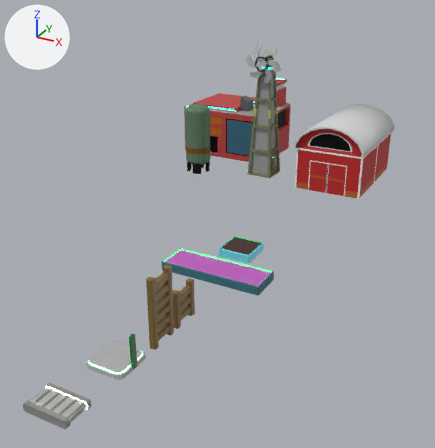
Before and after pictures for a commit that changed the Blender file DevelopmentMaterials/Models/level_1_objects.blend.
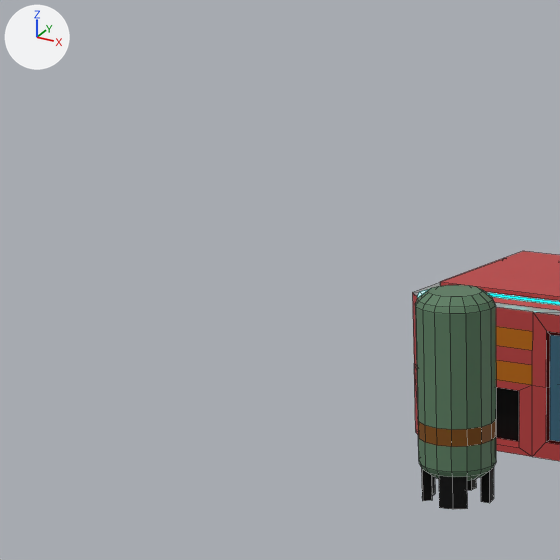
Each version appears first whole from a camera (50 mm lens) standing at (24.2, -30.8, 15.9) and looking at (6.4, 1.6, -0.2), and next in a close-up on the part from 13% to 53% of the width and 3% to 42% of the height. The axes (+X, +Y, +Z) are drawn at upper left. The lights are the same throughout. The close-ups show mesh edges as thin lines.

The first close-up shows 'processingStorage', 'silo'.
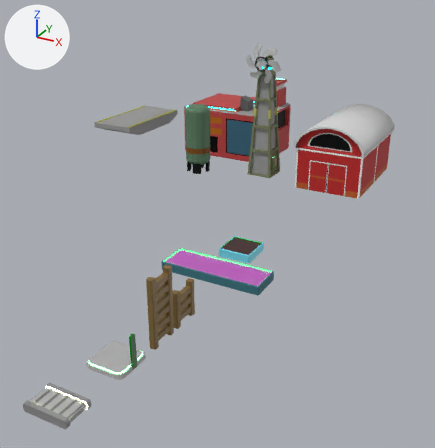
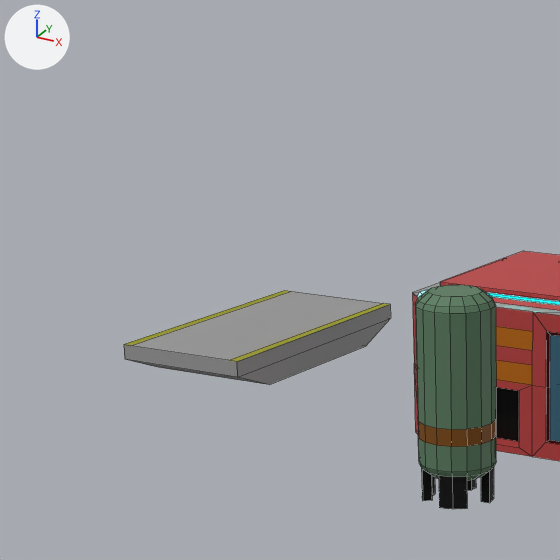
Changed parts and their boxes (x1, y1, x2, y2) in the close-ups (560 x 560 px):
'stairs', added
    after: (124, 290, 391, 385)

The change, as a list of edits to the scene's bpy script:
```text
Add me_cube_009:
    me_cube_009.from_pydata(...)  # 16 vertices, 12 faces; spans x -2.0..2.0, y -4.0..4.0, z -0.01..1.0
    me_cube_009.materials.append(mat_imphenziapixpal)
Add ob_stairs:
    ob_stairs = bpy.data.objects.new('stairs', me_cube_009)
    ob_stairs.location = (-10.17, 15.8, 1.13)
```
